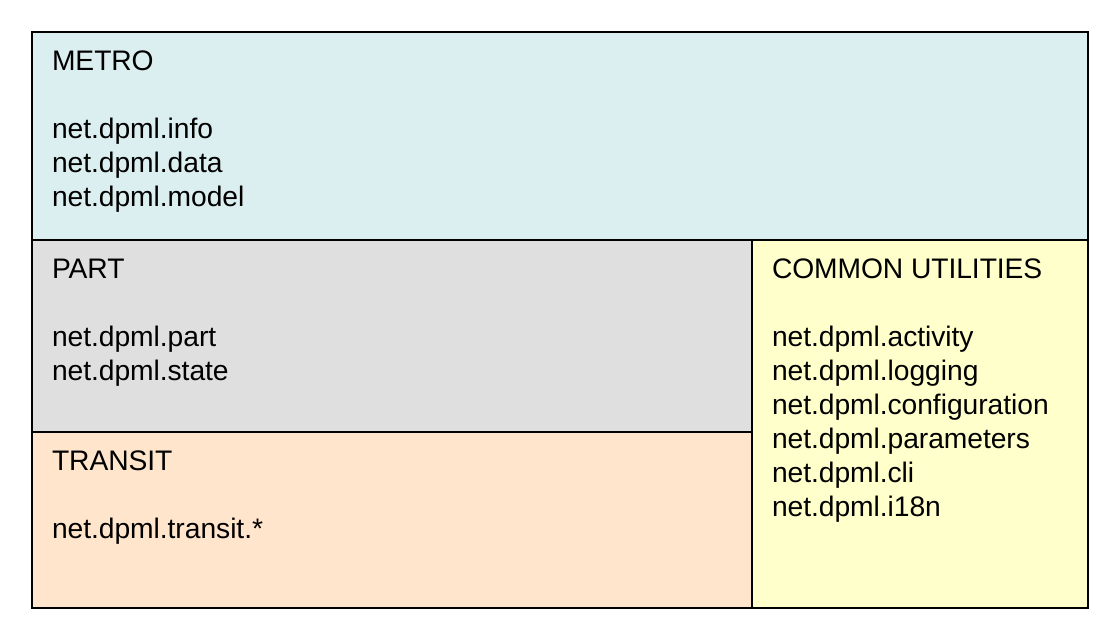
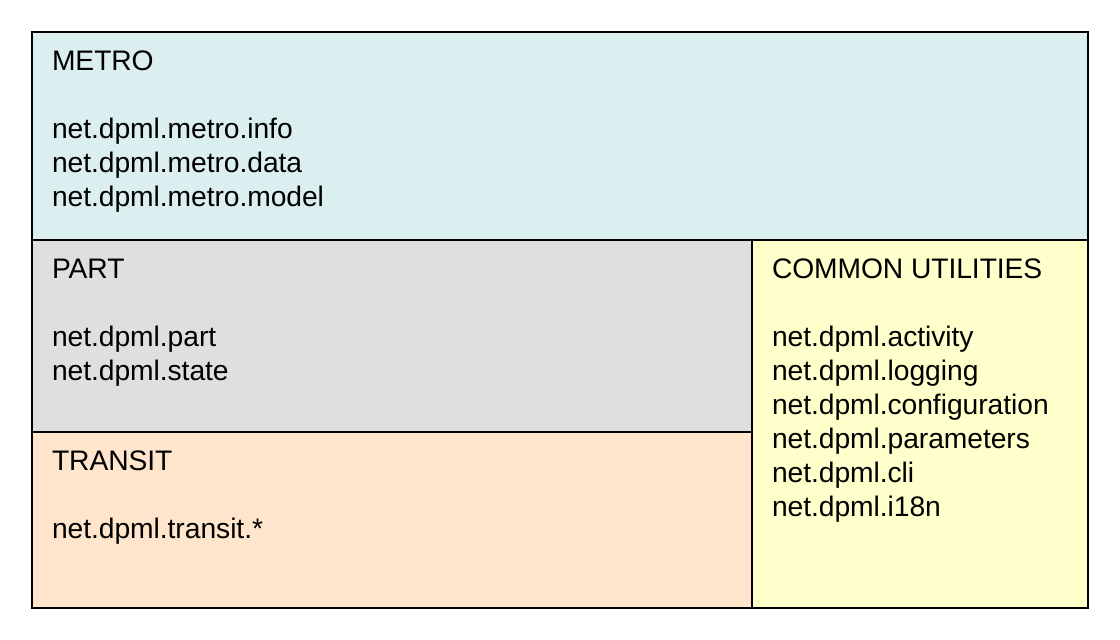
Before and after one commit to BackupTheBerlios/dpml-svn, a slide deck: slide 1 of trunk/main/central/src/art/apis.ppt. Drawn at 1120x640 pixels with LibreOffice and Linux fonts; fonts in the diff are those of the drawing. Boxes give left, top, right and bottom in pixels: in the first picture for what was removed or moved away, otherwise in the second. Text is boxed around its words. In the diff, an @@ line names an element or a change of style, - is before the commit and + after.

```diff
--- a/trunk/main/central/src/art/apis.ppt
+++ b/trunk/main/central/src/art/apis.ppt
@@ text in rectangle at [52,50,324,212]: text changed @@
-METRO
-net.dpml.info
-net.dpml.data
-net.dpml.model
+METRO
+net.dpml.metro.info
+net.dpml.metro.data
+net.dpml.metro.model
```
Also in this commit, not shown: 37 other files.
